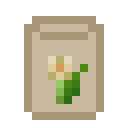
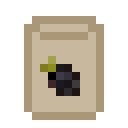
Two versions of the same layered image (128×128). Layer-by-layer changes:
added layer "blackberry" above "vanilla flower 2" over 40, 56, 80, 96
hid "vanilla flower 2" over 48, 56, 88, 104
